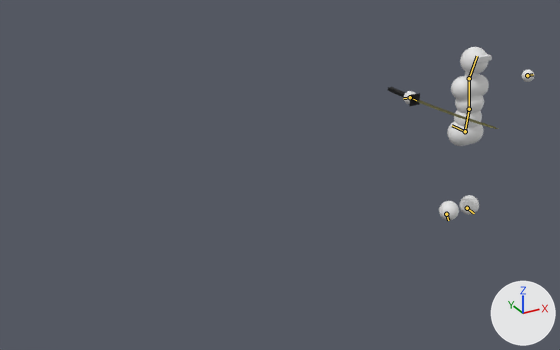
Renders of the Blender file asset_raws/simple_combat_char.blend from each side of a commit.
The view is the same before and after, from a 50 mm camera at (-5.01, -5.34, 3.57) aimed at (-2.03, 0.07, 0.87). Every picture has the same lights, and +X, +Y and +Z are marked at lower right. The bones that bend it are drawn over the model as lines.

In view in the first picture: 'Body', 'Sword'.
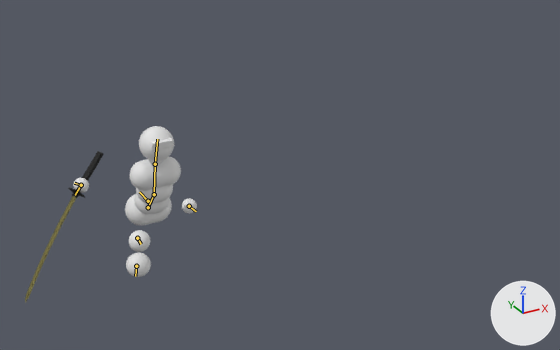
The newer file adds an action. The first version stands in its rest pose; the second is drawn at frame 13 of the action 'Running_strafe_east'.

Boxes [x1, y1, x2, y2] around the edits, measured in the pictures (560 x 350 px):
'Body', posed (13% shorter)
    before: [404, 47, 534, 220]
    after: [73, 126, 197, 277]
'Sword', posed (28% narrower, 256% taller)
    before: [388, 87, 498, 129]
    after: [25, 151, 104, 303]
bone 'Root bone', root to tip
    before: (465, 131) to (452, 125)
    after: (148, 201) to (139, 192)
bone 'Lower back', root to tip
    before: (465, 131) to (469, 109)
    after: (148, 207) to (154, 194)
bone 'Upper back', root to tip
    before: (469, 109) to (469, 78)
    after: (154, 194) to (155, 164)
bone 'Head', root to tip
    before: (469, 78) to (477, 56)
    after: (155, 164) to (157, 139)
bone 'Hand.L', root to tip
    before: (527, 75) to (533, 74)
    after: (189, 206) to (196, 211)
bone 'Foot.L', root to tip
    before: (467, 208) to (474, 213)
    after: (137, 238) to (141, 244)
bone 'Hand.R', root to tip
    before: (410, 97) to (403, 98)
    after: (81, 185) to (74, 183)
bone 'Foot.R', root to tip
    before: (446, 214) to (448, 220)
    after: (136, 266) to (135, 276)
bone 'Sword attachment', root to tip
    before: (410, 97) to (416, 100)
    after: (81, 185) to (75, 195)

The change in detail:
Bone 'Root bone' (bone_root_bone) moves from (0.0, 0.0, 0.0) to (-3.25, 0.0, 0.0).
Bone 'Lower back' (bone_lower_back) moves from (0.0, 0.0, 0.0) to (0.0, -0.054, -0.005).
Bone 'Lower back' (bone_lower_back) turns from (0, 0, 0) to (-36, 0, 0) degrees about its own x, y and z.
Bone 'Upper back' (bone_upper_back) turns from (0, 0, 0) to (13, 0, 0) degrees about its own x, y and z.
Bone 'Head' (bone_head) turns from (0, 0, 0) to (19, 0, 0) degrees about its own x, y and z.
Bone 'Hand.L' (bone_hand_l) moves from (0.0, 0.0, 0.0) to (-0.548, -0.412, -0.059).
Bone 'Hand.L' (bone_hand_l) turns from (0, 0, 0) to (-50, 28, 18) degrees about its own x, y and z.
Bone 'Foot.L' (bone_foot_l) moves from (0.0, 0.0, 0.0) to (-0.16, -0.718, 0.312).
Bone 'Foot.L' (bone_foot_l) turns from (0, 0, 0) to (25, 12, 68) degrees about its own x, y and z.
Bone 'Hand.R' (bone_hand_r) moves from (0.0, 0.0, 0.0) to (-0.375, -0.3, -0.373).
Bone 'Hand.R' (bone_hand_r) turns from (0, 0, 0) to (-68, -17, 36) degrees about its own x, y and z.
Bone 'Foot.R' (bone_foot_r) moves from (0.0, 0.0, 0.0) to (-0.285, -0.126, -0.017).
Bone 'Foot.R' (bone_foot_r) turns from (0, 0, 0) to (7, -8, -25) degrees about its own x, y and z.
Bone 'Sword attachment' (bone_sword_attachment) moves from (0.0, 0.0, 0.0) to (0.3, -0.373, 0.375).
Bone 'Sword attachment' (bone_sword_attachment) turns from (0, 0, 0) to (40, 0, 62) degrees about its own x, y and z.
